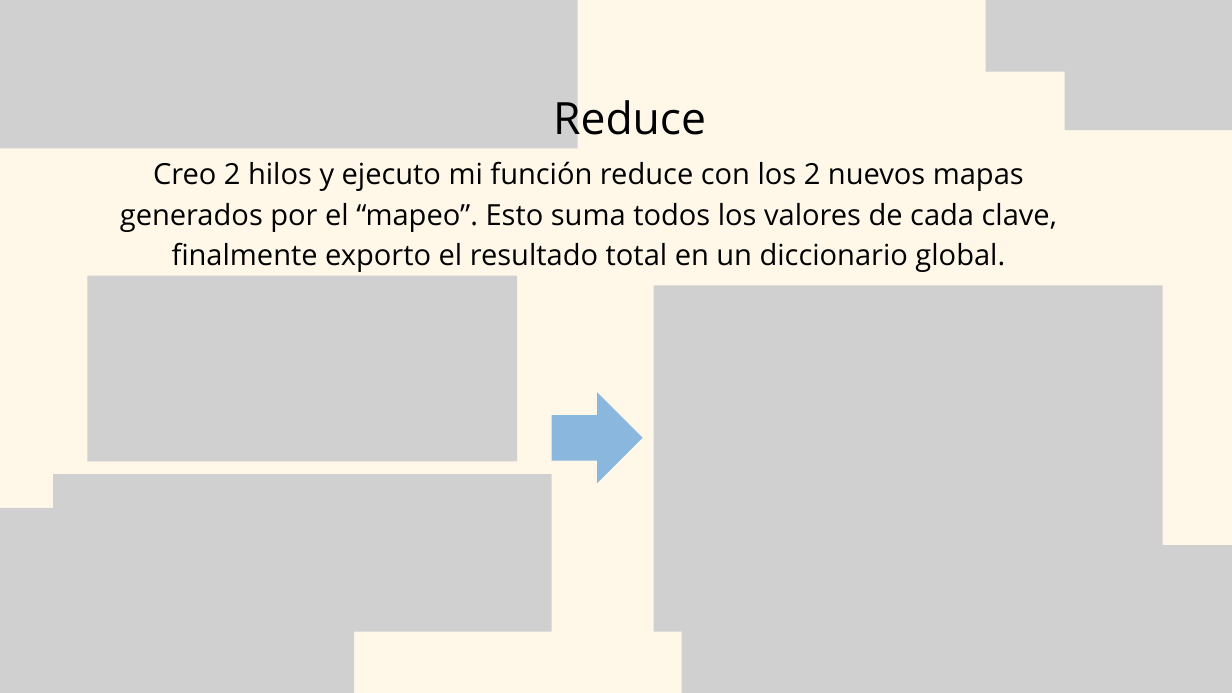
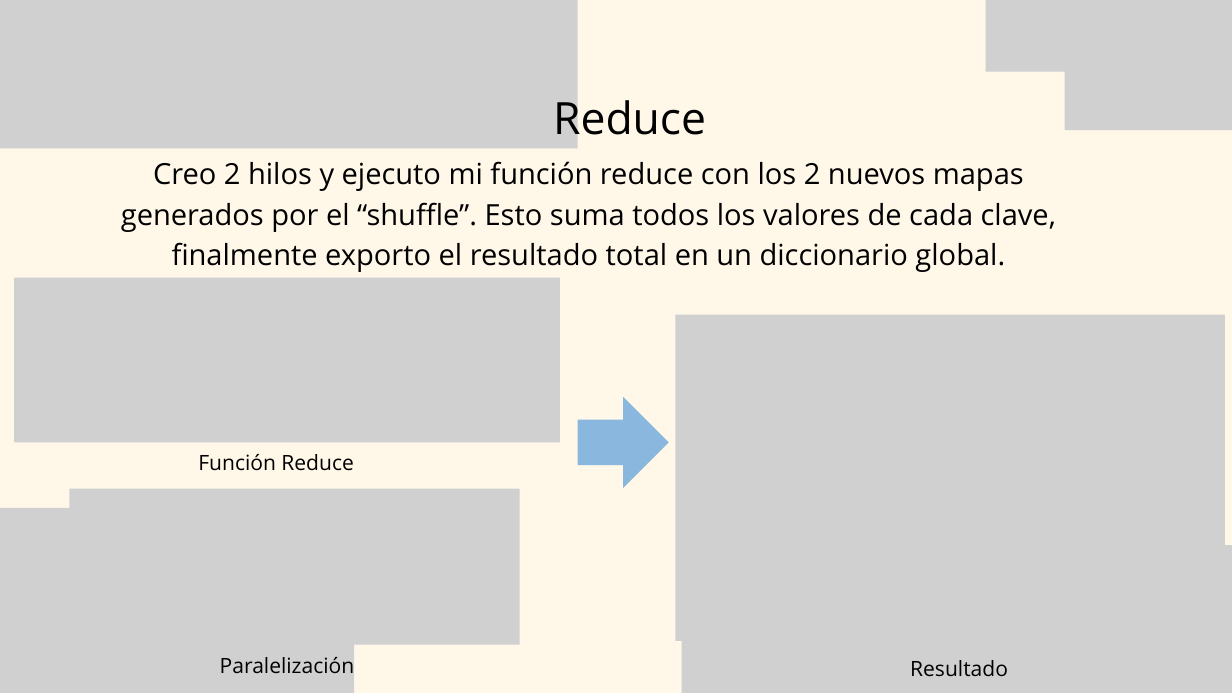
Before and after one commit to AyrtonAranibar/map_reduce_contador, a slide deck: slide 7 of map reduce Aranibar.pptx. Drawn at 1232x693 pixels with LibreOffice and Linux fonts; fonts in the diff are those of the drawing; grey boxes stand for pictures. Boxes give left, top, right and bottom in pixels: in the first picture for what was removed or moved away, otherwise in the second. Text is boxed around its words. In the diff, an @@ line names an element or a change of style, - is before the commit and + after.

```diff
--- a/map reduce Aranibar.pptx
+++ b/map reduce Aranibar.pptx
@@ text at bbox=[121, 161, 1056, 272]: text changed @@
-Creo 2 hilos y ejecuto mi función reduce con los 2 nuevos mapas generados por el “mapeo”. Esto suma todos los valores de cada clave, finalmente exporto el resultado total en un diccionario global.
+Creo 2 hilos y ejecuto mi función reduce con los 2 nuevos mapas generados por el “shuffle”. Esto suma todos los valores de cada clave, finalmente exporto el resultado total en un diccionario global.
@@ picture: place and size @@
-picture at bbox=[87, 275, 517, 461]
+picture at bbox=[14, 278, 560, 442]
@@ picture: place and size @@
-picture at bbox=[654, 285, 1163, 631]
+picture at bbox=[675, 315, 1225, 641]
@@ freeform shape: place and size @@
-freeform shape at bbox=[551, 392, 642, 484]
+freeform shape at bbox=[578, 397, 669, 488]
@@ text added at bbox=[198, 454, 353, 471], 24.6 pt, text #000000 @@
+Función Reduce
@@ picture: place and size @@
-picture at bbox=[53, 474, 551, 632]
+picture at bbox=[69, 488, 519, 644]
@@ text added at bbox=[220, 657, 354, 673], 24.6 pt, text #000000 @@
+Paralelización
@@ text added at bbox=[910, 660, 1008, 676], 24.6 pt, text #000000 @@
+Resultado
```
Also in this commit, not shown: 6 other slides changed, 3 slides added, 3 slides removed, 6 other files.
